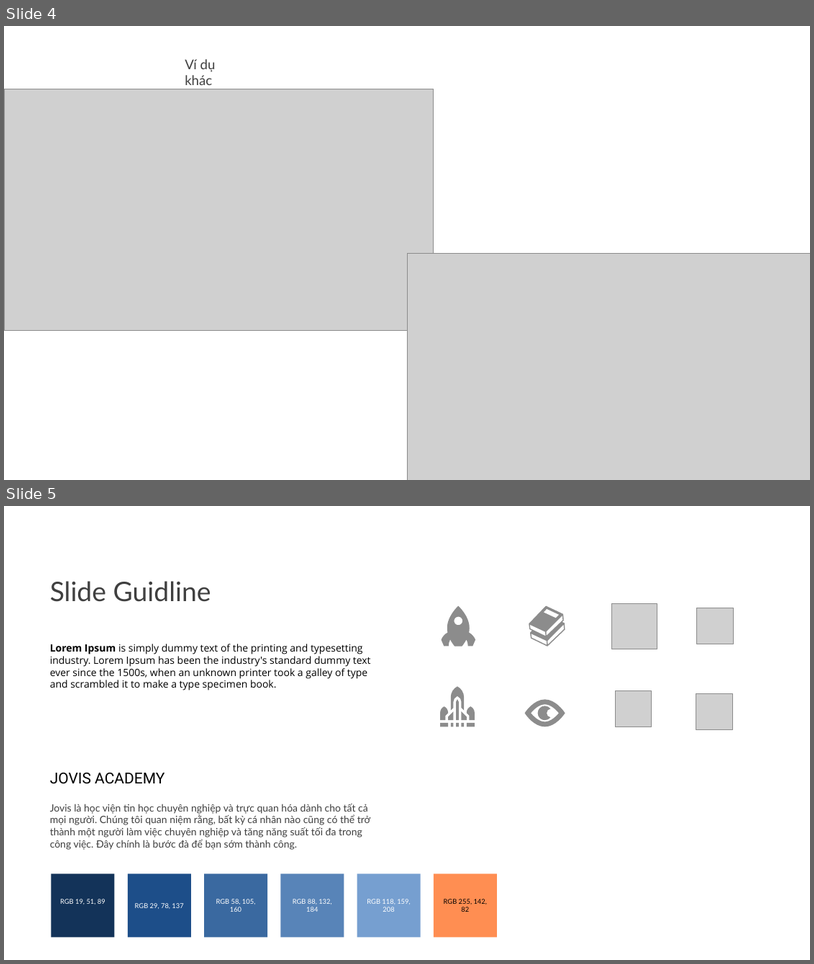
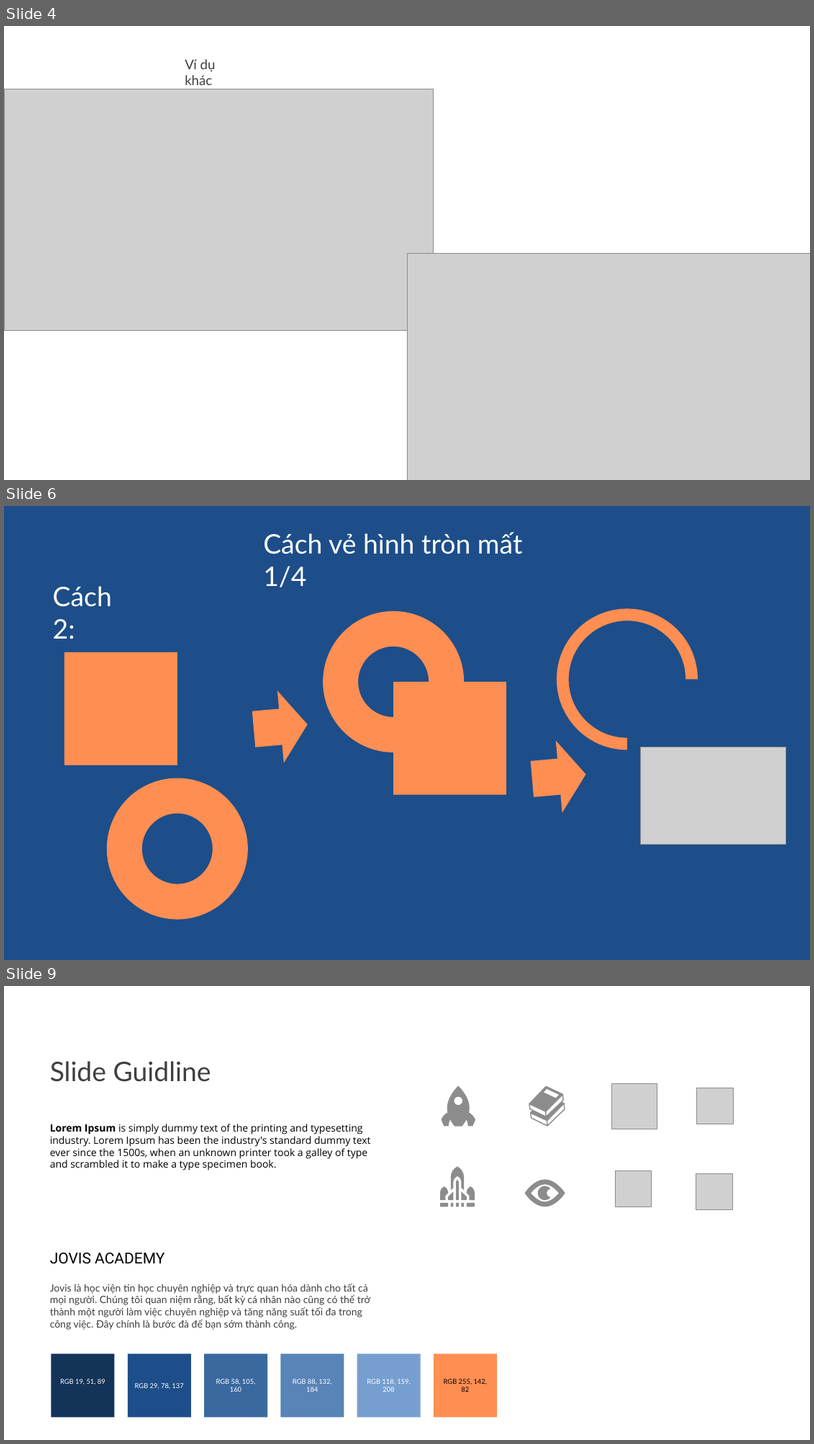
Before and after one commit to tranthanhbinh2603/PPTmasterclassV6_Powerpoint_from_A_to_Z, a slide deck: Khoá 2/Bài 53/Học liệu Infographic.pptx. Shown one above the other, each under a label of ours: slides 4 and 5 before the commit, slides 4, 6 and 9 after it; the slides between them are not shown. The pictures are 814x964 and 814x1444 pixels, drawn with LibreOffice and Linux fonts; fonts in the diff are those of the drawing; grey boxes stand for pictures. Boxes give left, top, right and bottom in pixels: in the first picture for what was removed or moved away, otherwise in the second. Text is boxed around its words. In the diff, an @@ line names an element or a change of style, - is before the commit and + after.

```diff
--- a/Khoá 2/Bài 53/Học liệu Infographic.pptx
+++ b/Khoá 2/Bài 53/Học liệu Infographic.pptx
@@ slide 6 added at (4,506,810,960), background #1D4E89 @@
@@ text added at (263,532,522,587), 32 pt, text #FFFFFF @@
+Cách vẻ hình tròn mất 1/4
@@ text added at (53,586,112,639), 32 pt, text #FFFFFF @@
+Cách 2:
@@ donut added at (324,611,464,752), fill #FF8E52 @@
@@ freeform shape added at (557,609,698,750), fill #FF8E52 @@
@@ rectangle added at (64,652,178,765), fill #FF8E52 @@
@@ up arrow added at (251,688,311,765), fill #FF8E52 @@
@@ rectangle added at (394,682,507,795), fill #FF8E52 @@
@@ up arrow added at (530,738,589,815), fill #FF8E52 @@
@@ picture added at (641,747,786,844) @@
@@ donut added at (107,777,248,919), fill #FF8E52 @@
@@ what was slide 5 is now slide 9 @@
```
Also in this commit, not shown: 3 other slides added, 1 other file.
